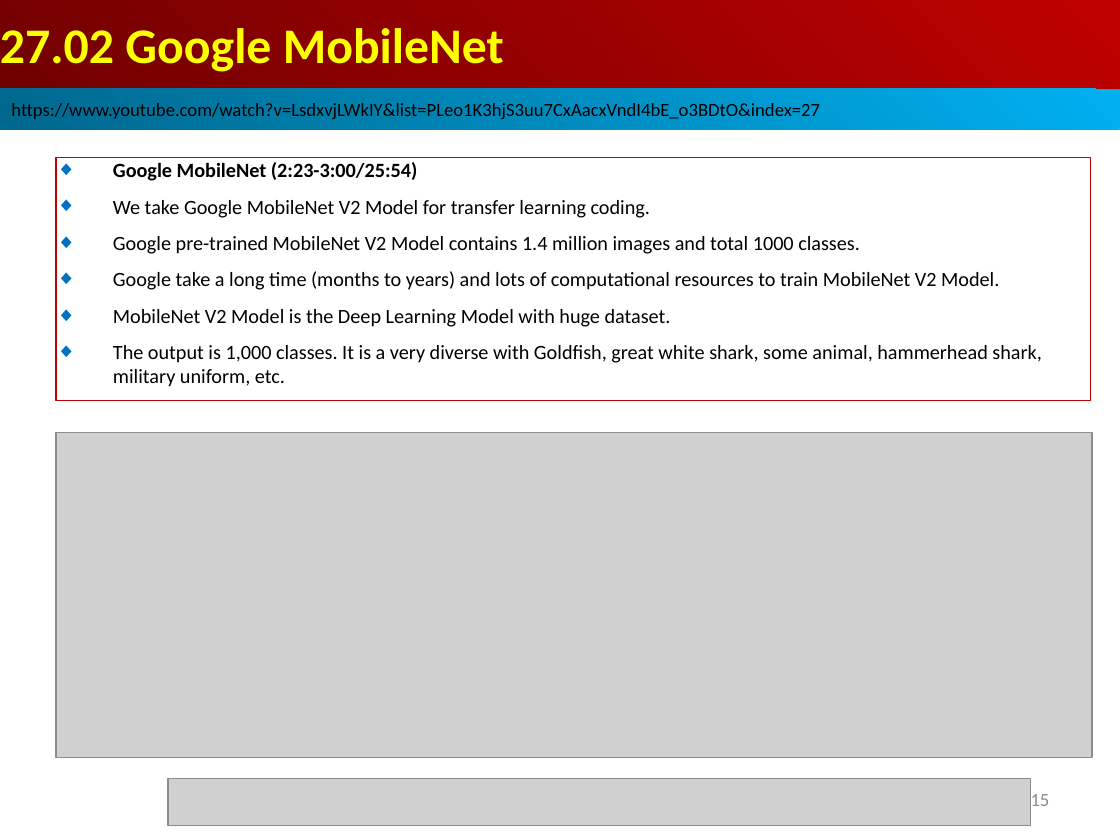
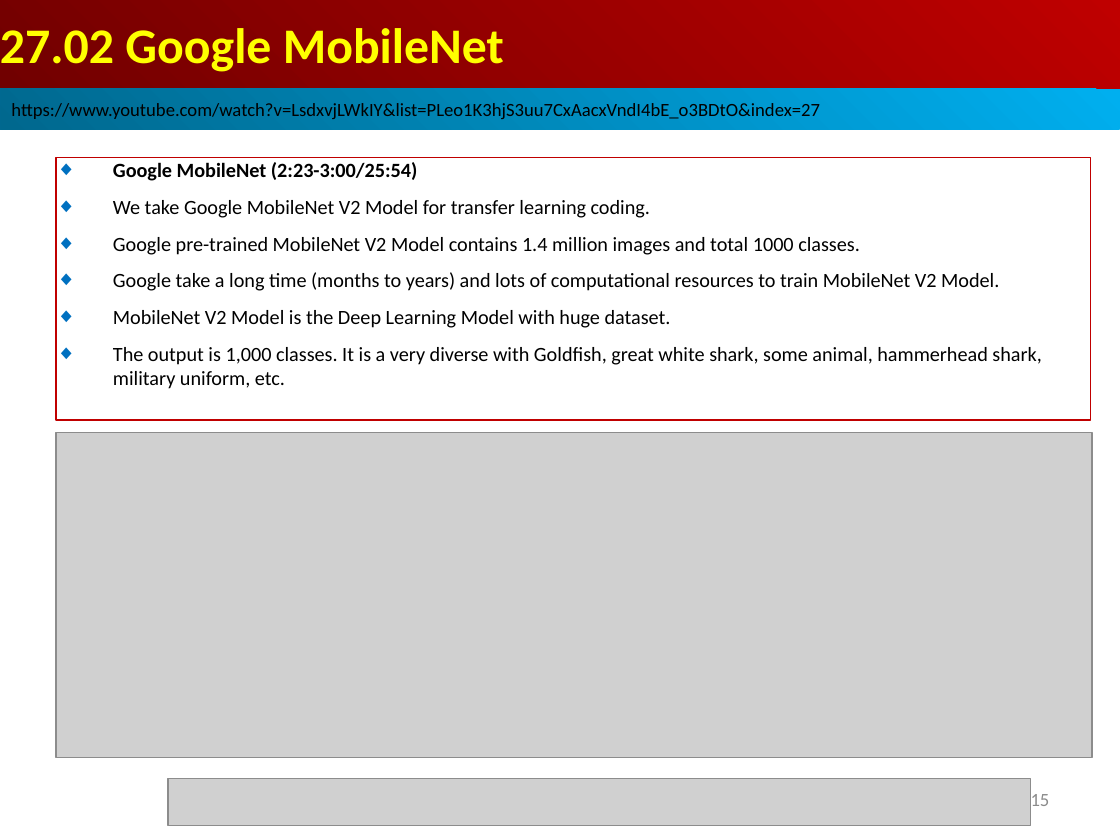
Before and after one commit to peterhchen/AIU_CS512_DL, a slide deck: slide 15 of 000_Lecture_Project/week14/01_Lecture/27.01_04_TL_TF_Hub_Intro.ppt. Drawn at 1120x840 pixels with LibreOffice and Linux fonts; fonts in the diff are those of the drawing; grey boxes stand for pictures. Boxes give left, top, right and bottom in pixels: in the first picture for what was removed or moved away, otherwise in the second. Text is boxed around its words. In the diff, an @@ line names an element or a change of style, - is before the commit and + after.

```diff
--- a/000_Lecture_Project/week14/01_Lecture/27.01_04_TL_TF_Hub_Intro.ppt
+++ b/000_Lecture_Project/week14/01_Lecture/27.01_04_TL_TF_Hub_Intro.ppt
@@ rectangle "Google MobileNet (2:23-3:00/25:54)": place and size @@
-rectangle "Google MobileNet (2:23-3:00/25:54)" at <box>56,158,1091,401</box>
+rectangle "Google MobileNet (2:23-3:00/25:54)" at <box>56,158,1091,420</box>
```
Also in this commit, not shown: 6 other slides changed.
